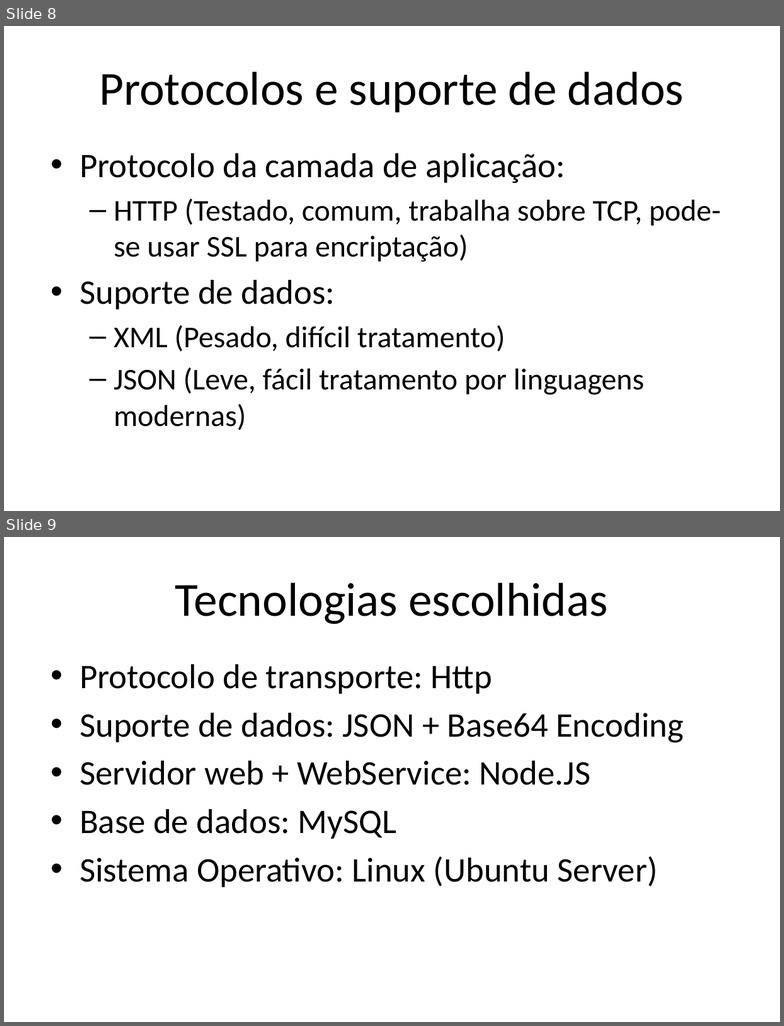
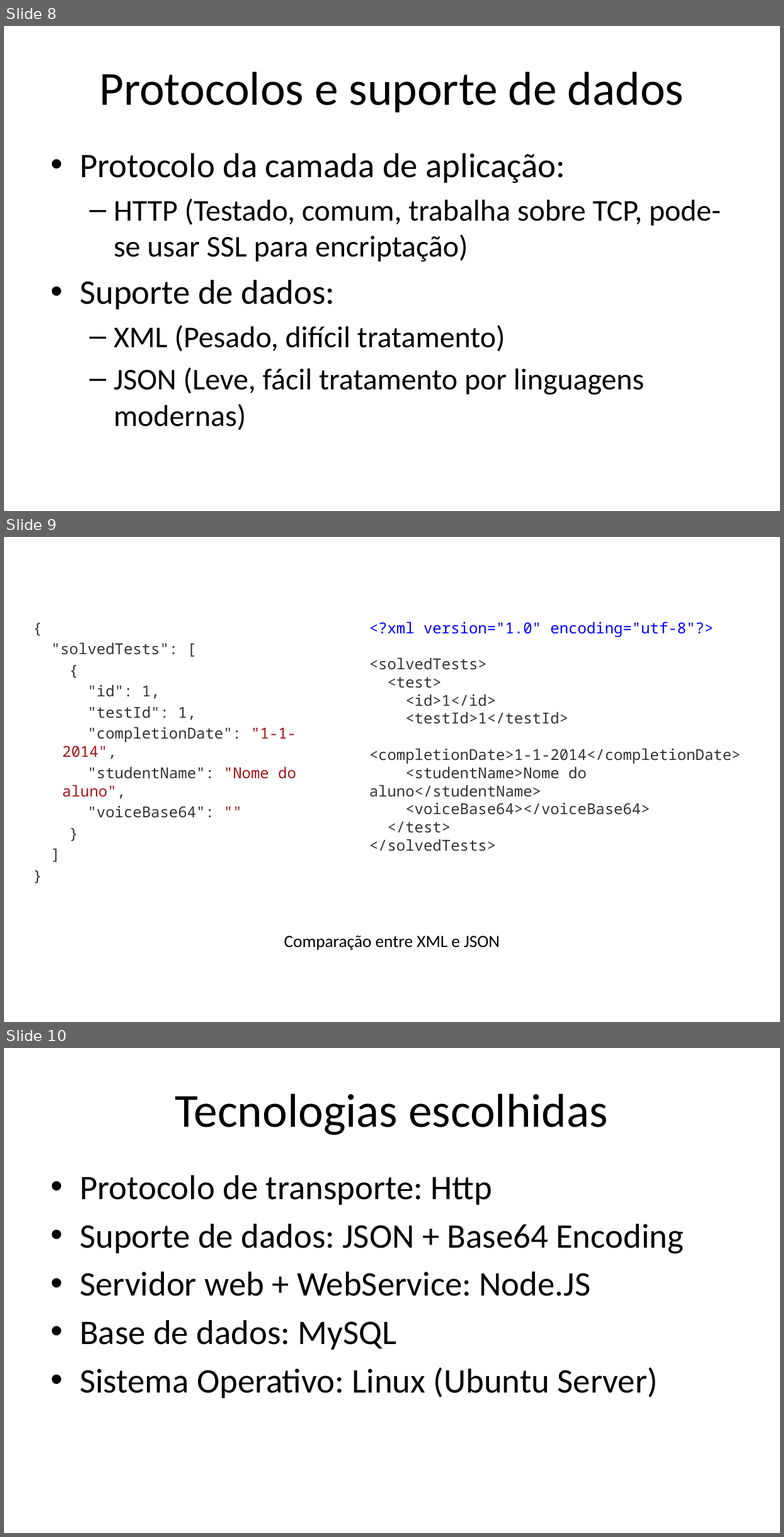
Before and after one commit to iptomar/letrinhas_si, a slide deck: Apresentacoes/v01.pptx. Shown one above the other, each under a label of ours: slides 8 and 9 before the commit, slides 8, 9 and 10 after it. The pictures are 784x1026 and 784x1537 pixels, drawn with LibreOffice and Linux fonts; fonts in the diff are those of the drawing; background and template pictures are left out. Boxes give left, top, right and bottom in pixels: in the first picture for what was removed or moved away, otherwise in the second. Text is boxed around its words. In the diff, an @@ line names an element or a change of style, - is before the commit and + after.

```diff
--- a/Apresentacoes/v01.pptx
+++ b/Apresentacoes/v01.pptx
@@ slide 9 added at [4, 537, 780, 1022], background #FFFFFF @@
@@ text added at [369, 621, 741, 851], 14 pt, text #333333 @@
+<?xml version="1.0" encoding="utf-8"?>
+<solvedTests>
+<test>
+<id>1</id>
+<testId>1</testId>
+<completionDate>1-1-2014</completionDate>
+<studentName>Nome do aluno</studentName>
+<voiceBase64></voiceBase64>
+</test>
+</solvedTests>
@@ text added at [51, 642, 296, 818], 14 pt, text #333333 @@
+{
+"solvedTests": [
+{
+"id": 1,
+"testId": 1,
+"completionDate": "1-1-2014",
+"studentName": "Nome do aluno",
+"voiceBase64": ""
+}
+]
+}
@@ text added at [284, 935, 500, 950], 16 pt, text #000000 @@
+Comparação entre XML e JSON
@@ what was slide 9 is now slide 10 @@
```
Also in this commit, not shown: 6 slides changed, 7 other slides added.
